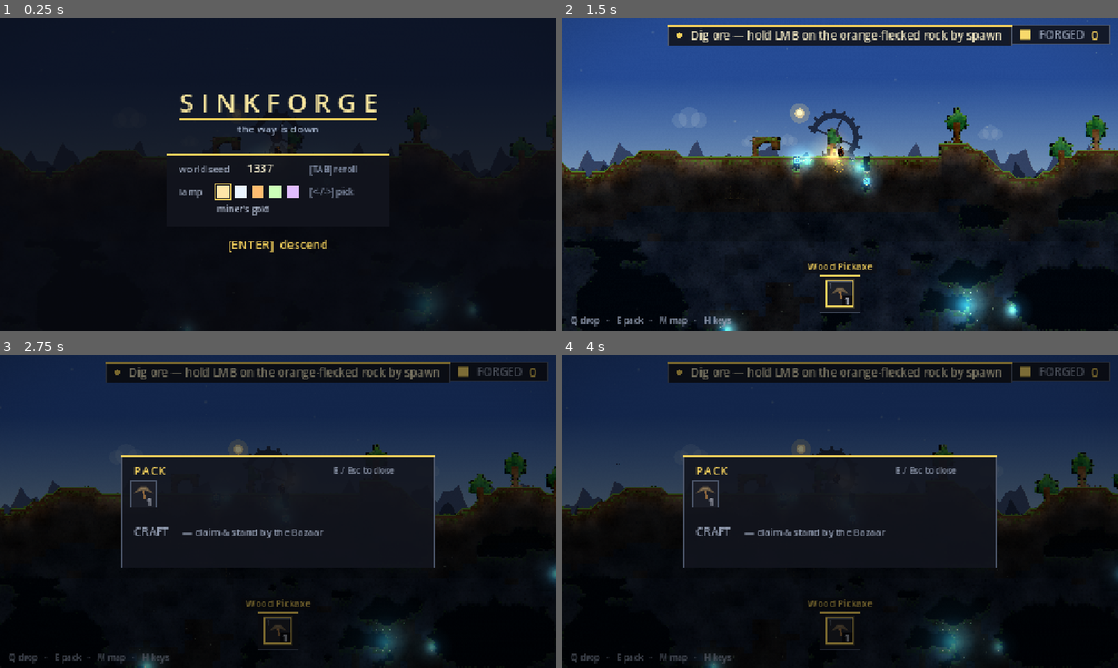
Above: before the commit, frames 1-4 (two rows, left to right).
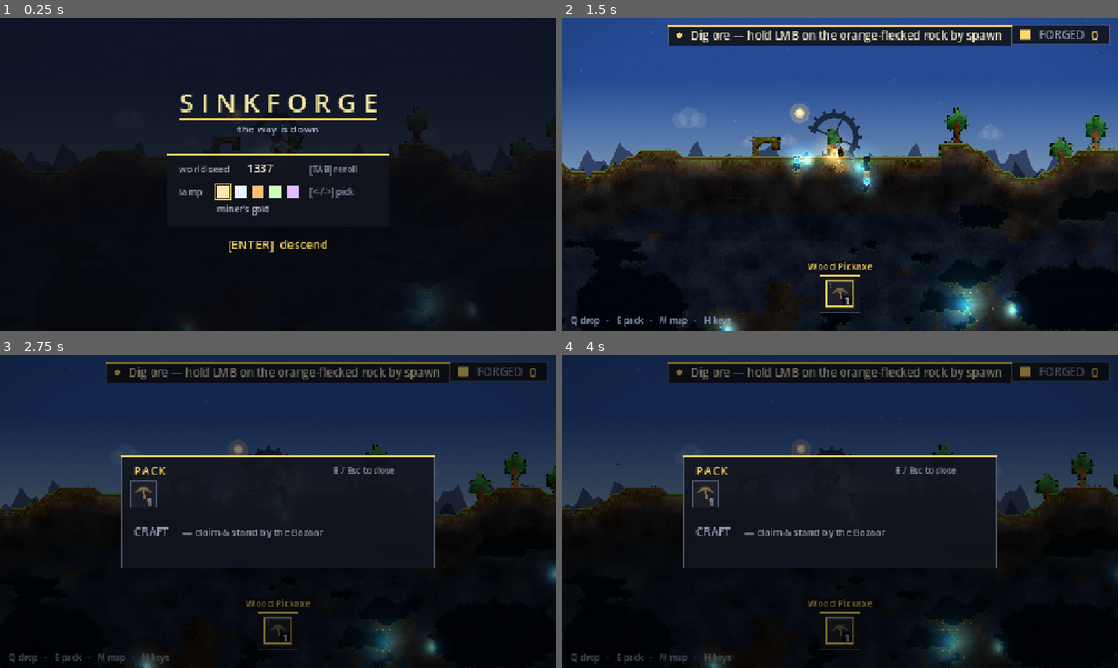
Above: after the commit, the same moments.

Repository: teohondascully/sinkforge
Game: Godot game, scene res://scenes/main.tscn
Two runs of this game, one before a commit and one after it. Both use one fixed random seed, a clock stepped at 60 frames per second and the inputs below.
Inputs (mouse positions are in pixels of both pictures, inside the frame that each line leads up to):
- Up to frame 1 (0.25 s): no input
- Up to frame 2 (1.5 s): tap Enter at 0.5 s; move the mouse to (962, 158) at 0.52 s; hold D (sf_right) 0.53-1.25 s; right-click (962, 158) at 0.6 s; click (962, 158) at 0.67 s; tap Space (sf_jump) at 0.77, 1.07 s; drag from (728, 190) to (812, 237) at 1.27 s
- Up to frame 3 (2.75 s): tap Space (sf_jump) at 2 s; move the mouse to (333, 442) at 2.02 s; hold D (sf_right) from 2.03 s (still down); tap E (sf_craft) at 2.1 s
- Up to frame 4 (4 s): release D (sf_right) at 2.75 s; drag from (812, 574) to (673, 464) at 2.77 s; tap Enter at 3.5 s; move the mouse to (1006, 558) at 3.52 s; hold A (sf_left) from 3.53 s (still down); tap Mouse wheel up (sf_cycle_prev) at 3.6 s; tap Space (sf_jump) at 3.77 s

The runs differ from the first frame. In frame 2, 0.3% of the frame differs, in the area x 14-82%, y 44-100%; in frame 3, less than 0.1%; in frame 4, less than 0.1%.

Commit message:
data(ore): rust-tint the body + denser nuggets so it reads as ore, not dirt

Diff:
--- a/src/data/materials/ore.tres
+++ b/src/data/materials/ore.tres
@@ -7,9 +7,9 @@
 id = &"ore"
 display_name = "Ore"
 layer = &"block"
-base_color = Color(0.31, 0.23, 0.17, 1)
+base_color = Color(0.48, 0.29, 0.13, 1)
 grain = true
 cap_color = Color(0, 0, 0, 0)
-nugget_color = Color(0.99, 0.74, 0.30, 1)
-nugget_count = 6
+nugget_color = Color(1.0, 0.58, 0.14, 1)
+nugget_count = 8
 depth_darken = 0.25
